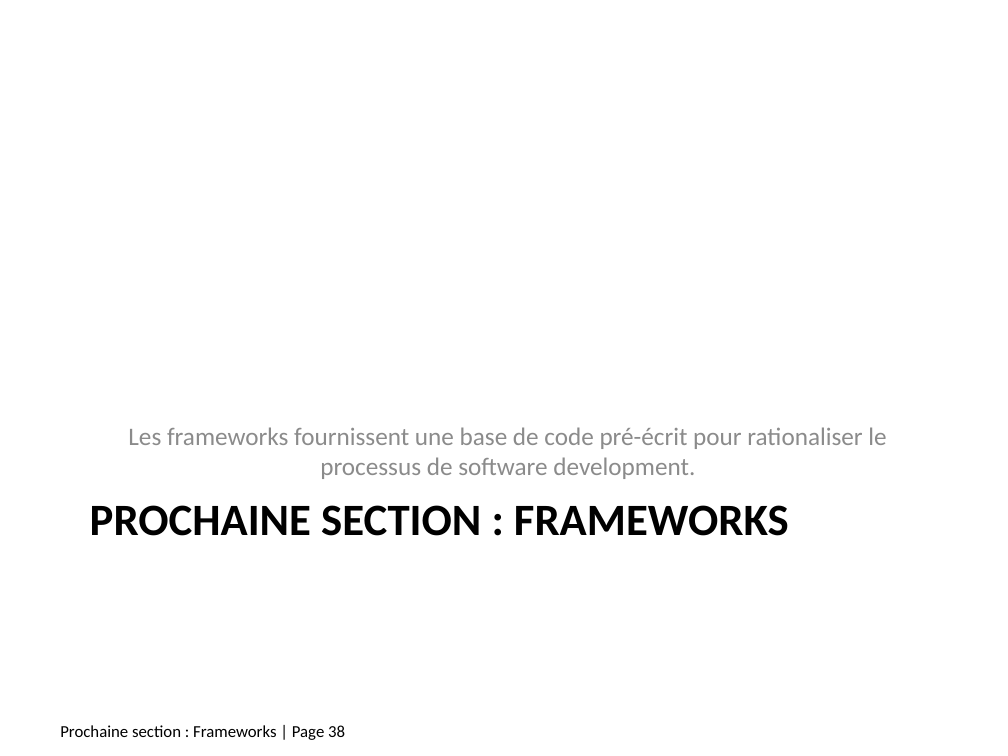
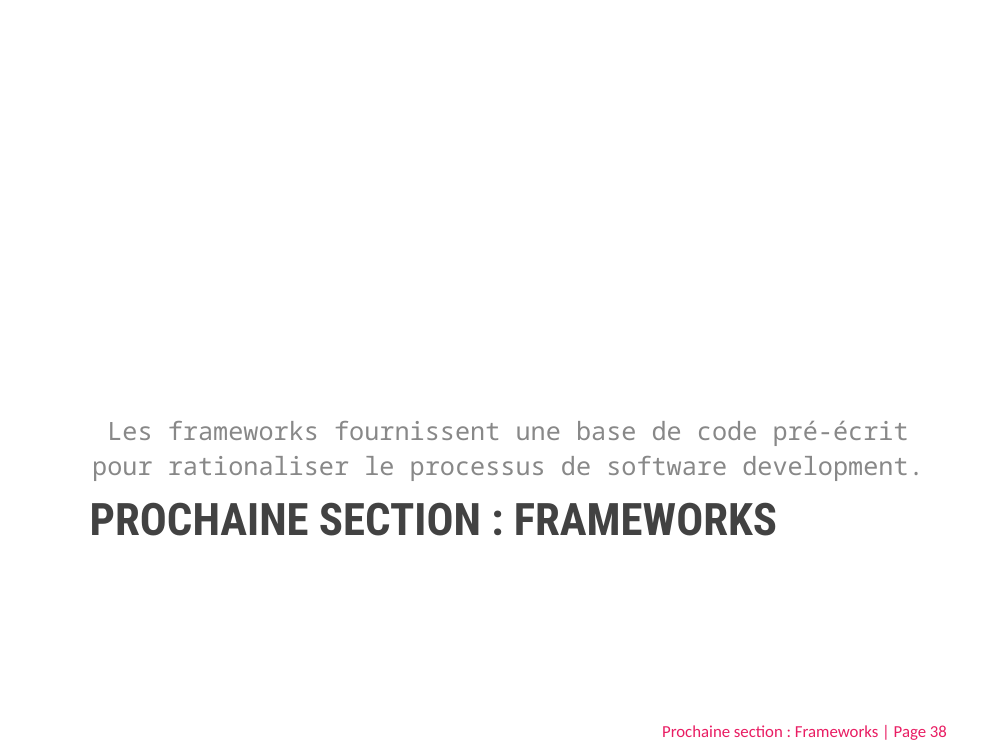
Before and after one commit to Lbelus/CRM_OSINT_COURSE, a slide deck: slide 38 of SWE_essentials/SWE_essentials_fr.pptx. Drawn at 1008x756 pixels with LibreOffice and Linux fonts; fonts in the diff are those of the drawing. Boxes give left, top, right and bottom in pixels: in the first picture for what was removed or moved away, otherwise in the second. Text is boxed around its words. In the diff, an @@ line names an element or a change of style, - is before the commit and + after.

```diff
--- a/SWE_essentials/SWE_essentials_fr.pptx
+++ b/SWE_essentials/SWE_essentials_fr.pptx
@@ text "Les frameworks fournissent une base ..." at (92, 421, 923, 481): font Calibri to Noto Sans Mono, text colour #8C8C8C to #888888; line spacing 1 to 1.15; more space between paragraphs @@
@@ title "PROCHAINE SECTION : FRAMEWORKS" at (90, 502, 777, 536): font Calibri to Roboto Condensed, text colour #000000 to #424242 @@
@@ text "Prochaine section : Frameworks | ..." at (662, 725, 947, 740): text colour #000000 to #E91D63 @@
```
Also in this commit, not shown: 81 other slides changed, 1 other file.
